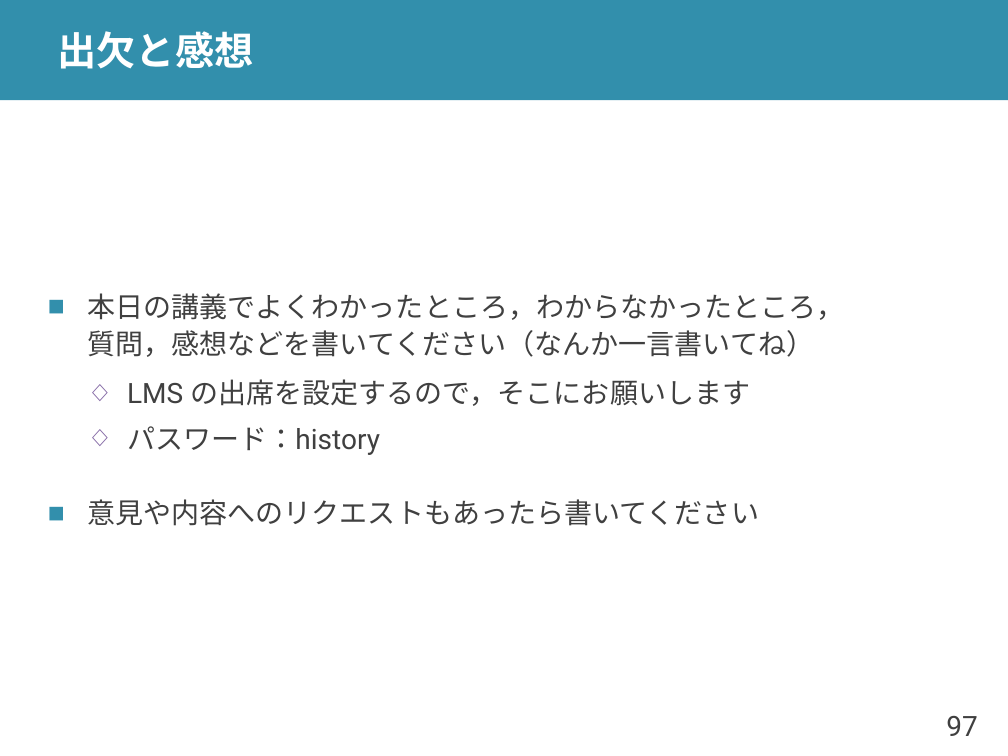
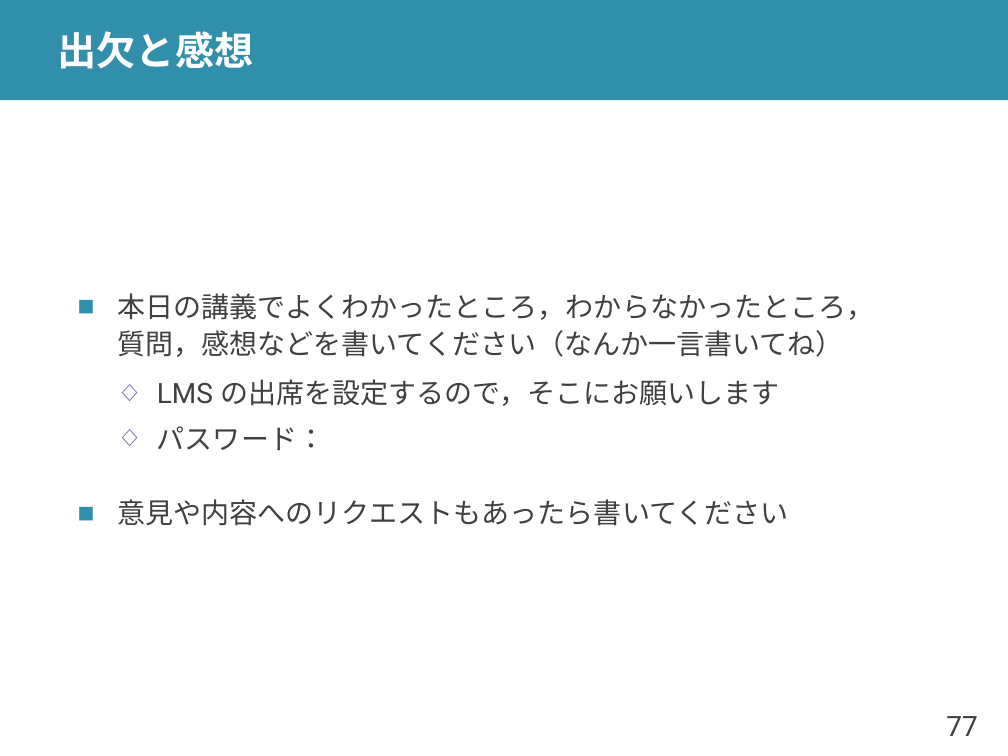
Before and after one commit to shioyadan/advanced-computer-organization, a slide deck: slide 77 of aco-shioya-06.pptx (slide 97 before the commit). Drawn at 1008x756 pixels with LibreOffice and Linux fonts; fonts in the diff are those of the drawing. Boxes give left, top, right and bottom in pixels: in the first picture for what was removed or moved away, otherwise in the second. Text is boxed around its words. In the diff, an @@ line names an element or a change of style, - is before the commit and + after.

```diff
--- a/aco-shioya-06.pptx
+++ b/aco-shioya-06.pptx
@@ text "本日の講義でよくわかったところ，わからなかったところ， 質問，感想などを書いてください（なんか一言書いてね）": place and size @@
-text "本日の講義でよくわかったところ，わからなかったところ， 質問，感想などを書いてください（なんか一言書いてね）" at bbox=[87, 293, 844, 526]
+text "本日の講義でよくわかったところ，わからなかったところ， 質問，感想などを書いてください（なんか一言書いてね）" at bbox=[117, 293, 874, 526]
@@ text at bbox=[157, 426, 325, 450]: text changed @@
-  ◇ パスワード：history
+  ◇ パスワード：
@@ page number at bbox=[946, 716, 977, 736]: text changed @@
-97
+77
```
Also in this commit, not shown: 8 other slides changed, 15 slides added, 19 slides removed, 1 other file.
